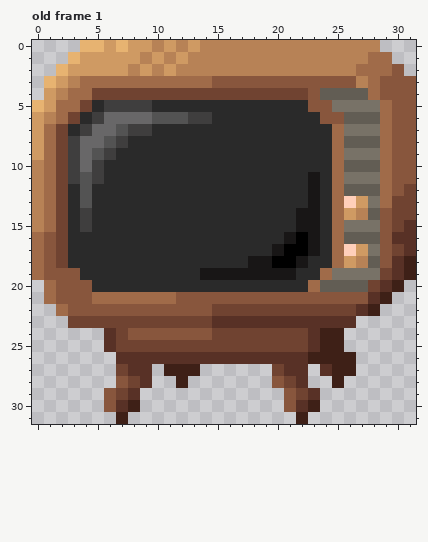
Two states of a pixel-art file, ase/items/television.ase. That is the earlier state.
32x32 pixels, 1 frame. Colours within 5 levels of each other are drawn and written as one. Shown: old frame 1. The commit also changed other frames, which this record leaves out.
The result:
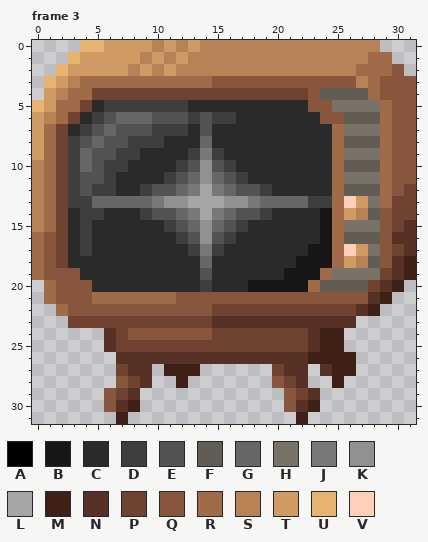
Palette (. is transparent): A #000000  B #181616  C #2a2a2a  D #3f3e3e  E #535353  F #625d54  G #686768  H #787267  J #787878  K #919092  L #a5a4a7  M #3e2017  N #583126  P #704331  Q #88563d  R #a06b49  S #b78256  T #cf9a63  U #e7b371  V #ffcfba
A new or re-ordered frame is compared with the old frame closest to it.
Changes in this commit:
{"change": "frames 1 -> 236"}
{"change": "layer \"tv_overlay\" added"}
{"change": "layer \"on_off_effect\" added"}
{"change": "layer \"Layer 1\" removed"}
{"where": "frame 3 is new; against old frame 1, layers \"on_off_effect\", \"tv_overlay\""}
{"frame":3,"y":0,"x":7,"old":"U","new":"T"}
{"frame":3,"y":5,"x":10,"old":"CCC","new":"DDD"}
{"frame":3,"y":6,"x":6,"old":"G","new":"E"}
{"frame":3,"y":6,"x":14,"old":"DCC","new":"EDD"}
{"frame":3,"y":7,"x":5,"old":"G","new":"E"}
{"frame":3,"y":7,"x":8,"old":"DDCCC","new":"EEDDD"}
{"frame":3,"y":7,"x":14,"old":"C","new":"E"}
{"frame":3,"y":8,"x":4,"old":"G","new":"E"}
{"frame":3,"y":8,"x":7,"old":"DCCC","new":"EDDD"}
{"frame":3,"y":8,"x":14,"old":"C","new":"G"}
{"frame":3,"y":9,"x":6,"old":"DCC","new":"EDD"}
{"frame":3,"y":9,"x":13,"old":"CCC","new":"DJD"}
{"frame":3,"y":10,"x":5,"old":"DCC","new":"EDD"}
{"frame":3,"y":10,"x":12,"old":"CCCCC","new":"DEKED"}
{"frame":3,"y":11,"x":5,"old":"DC","new":"ED"}
{"frame":3,"y":11,"x":11,"old":"CCCCCCC","new":"DEGKGED"}
{"frame":3,"y":11,"x":23,"old":"B","new":"C"}
{"frame":3,"y":12,"x":3,"old":"C","new":"D"}
{"frame":3,"y":12,"x":5,"old":"CC","new":"DD"}
{"frame":3,"y":12,"x":9,"old":"CCCCCCCCCCC","new":"DEEGJLJGEED"}
{"frame":3,"y":12,"x":23,"old":"B","new":"C"}
{"frame":3,"y":13,"x":3,"old":"CECCCCCCCCCCCCCCCCCCBC","new":"DDGGGGGJKKLLLKKJGGGGDD"}
{"frame":3,"y":14,"x":5,"old":"C","new":"D"}
{"frame":3,"y":14,"x":9,"old":"CCCCCCCCCCC","new":"DEEGJLJGEED"}
{"frame":3,"y":14,"x":22,"old":"BBC","new":"CCB"}
{"frame":3,"y":15,"x":11,"old":"CCCCCCC","new":"DEGKGED"}
{"frame":3,"y":15,"x":22,"old":"BBC","new":"CCB"}
{"frame":3,"y":16,"x":4,"old":"C","new":"D"}
{"frame":3,"y":16,"x":12,"old":"CCCCC","new":"DEKED"}
{"frame":3,"y":16,"x":21,"old":"BABC","new":"CCCB"}
{"frame":3,"y":17,"x":4,"old":"C","new":"D"}
{"frame":3,"y":17,"x":13,"old":"CCC","new":"DJD"}
{"frame":3,"y":17,"x":20,"old":"BAA","new":"CCC"}
{"frame":3,"y":17,"x":24,"old":"C","new":"B"}
{"frame":3,"y":18,"x":14,"old":"C","new":"G"}
{"frame":3,"y":18,"x":18,"old":"BBAA","new":"CCCC"}
{"frame":3,"y":18,"x":23,"old":"CC","new":"BB"}
{"frame":3,"y":19,"x":14,"old":"BBBBBBB","new":"ECCCCCC"}
{"frame":3,"y":19,"x":22,"old":"CC","new":"BB"}
{"frame":3,"y":20,"x":14,"old":"C","new":"D"}
{"frame":3,"y":20,"x":18,"old":"CCCCC","new":"BBBBB"}
